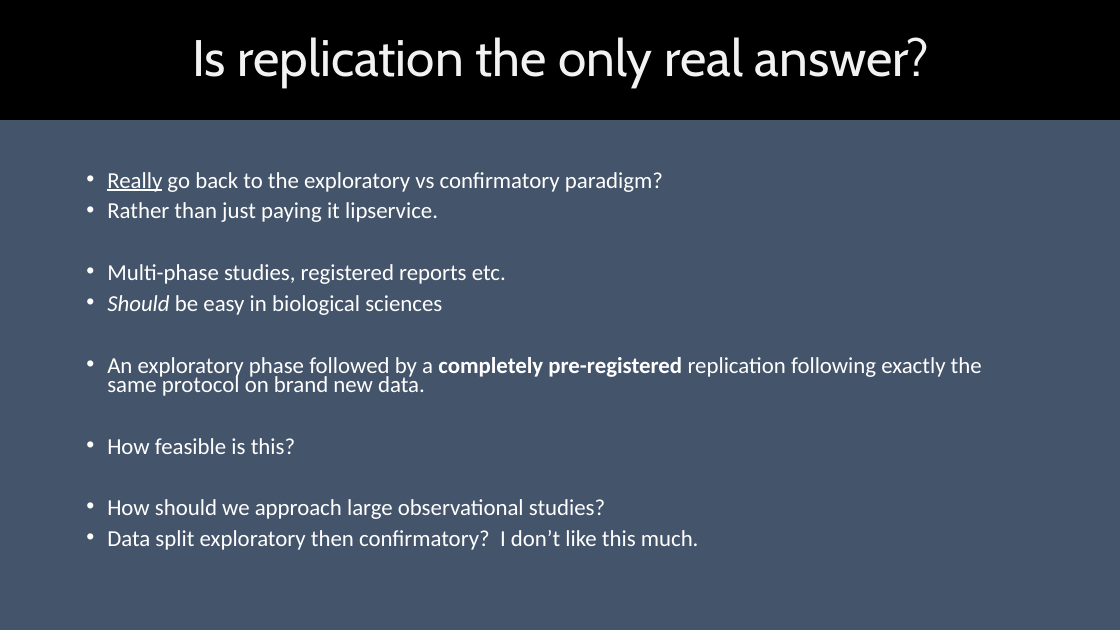
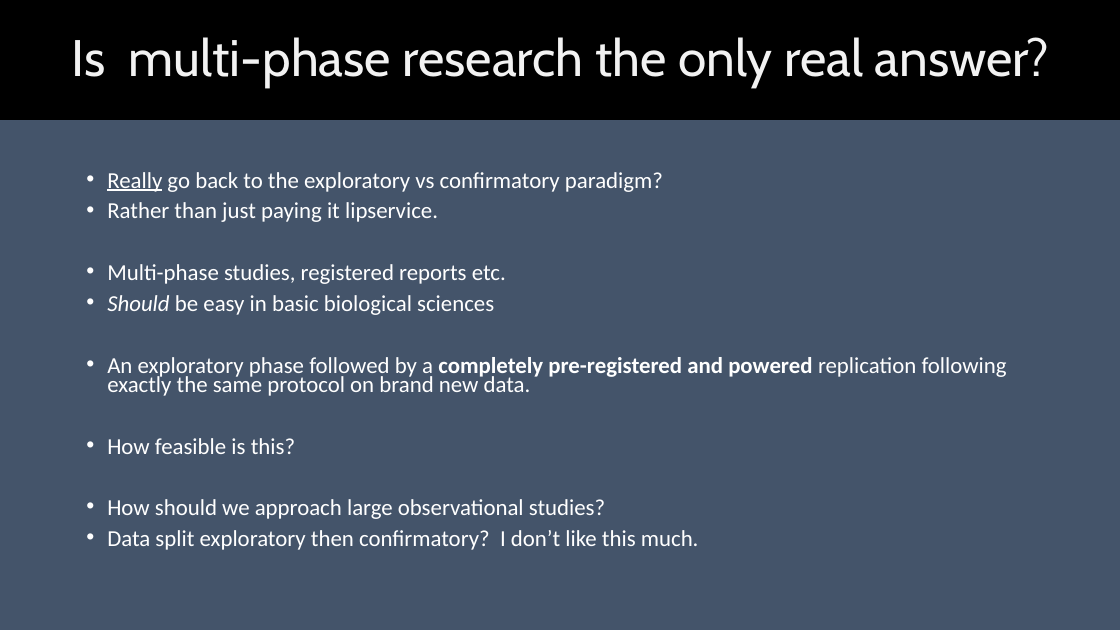
Before and after one commit to georgemsavva/DataScienceGroup, a slide deck: slide 22 of pvalues.pptx (slide 21 before the commit). Drawn at 1120x630 pixels with LibreOffice and Linux fonts; fonts in the diff are those of the drawing. Boxes give left, top, right and bottom in pixels: in the first picture for what was removed or moved away, otherwise in the second. Text is boxed around its words. In the diff, an @@ line names an element or a change of style, - is before the commit and + after.

```diff
--- a/pvalues.pptx
+++ b/pvalues.pptx
@@ title at (x1=72, y1=37, x2=1049, y2=87): text changed @@
-Is replication the only real answer?
+Is multi-phase research the only real answer?
@@ text at (x1=107, y1=295, x2=1007, y2=396): text changed @@
-• Should be easy in biological sciences
-• An exploratory phase followed by a completely pre-registered replication following exactly the same protocol on brand new data.
+• Should be easy in basic biological sciences
+• An exploratory phase followed by a completely pre-registered and powered replication following exactly the same protocol on brand new data.
```
Also in this commit, not shown: 8 other slides changed, 1 slide added.
